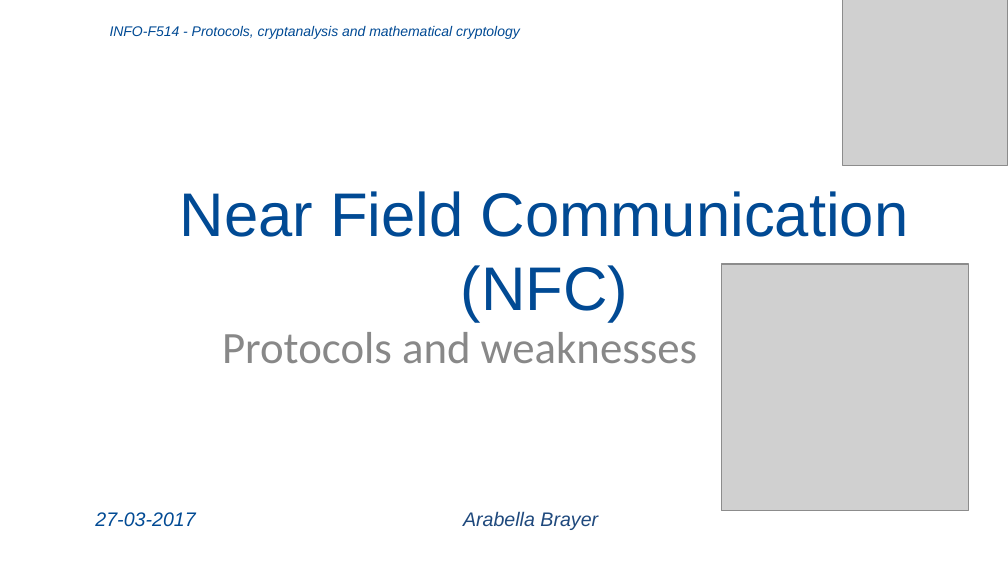
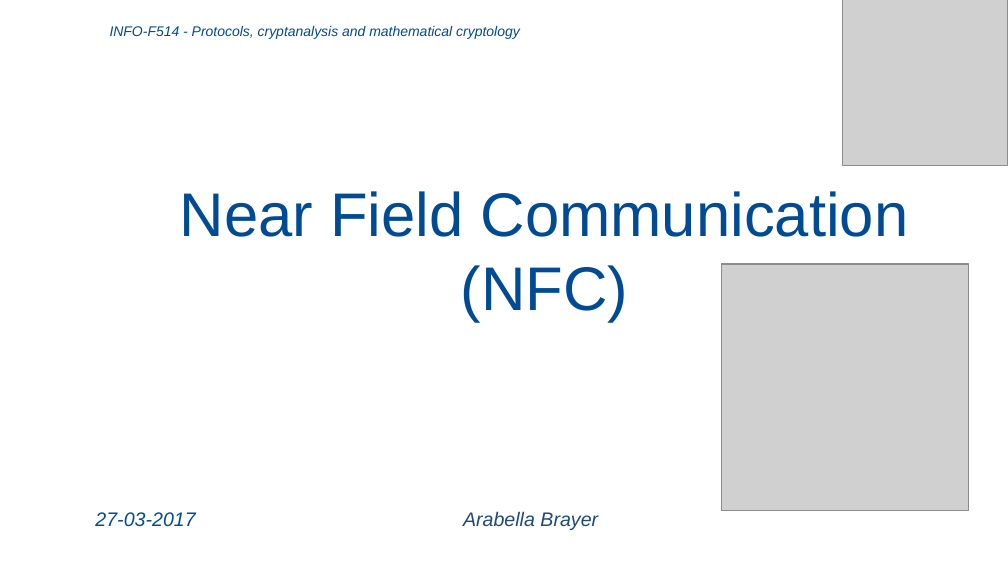
Before and after one commit to subsib/NFC, a slide deck: slide 1 of Near Field Communication (NFC).pptx. Drawn at 1008x567 pixels with LibreOffice and Linux fonts; fonts in the diff are those of the drawing; grey boxes stand for pictures; background and template pictures are left out. Boxes give left, top, right and bottom in pixels: in the first picture for what was removed or moved away, otherwise in the second. Text is boxed around its words. In the diff, an @@ line names an element or a change of style, - is before the commit and + after.

```diff
--- a/Near Field Communication (NFC).pptx
+++ b/Near Field Communication (NFC).pptx
@@ subtitle removed at <box>222,332,697,363</box> @@
-Protocols and weaknesses
```
Also in this commit, not shown: 6 other slides changed.
